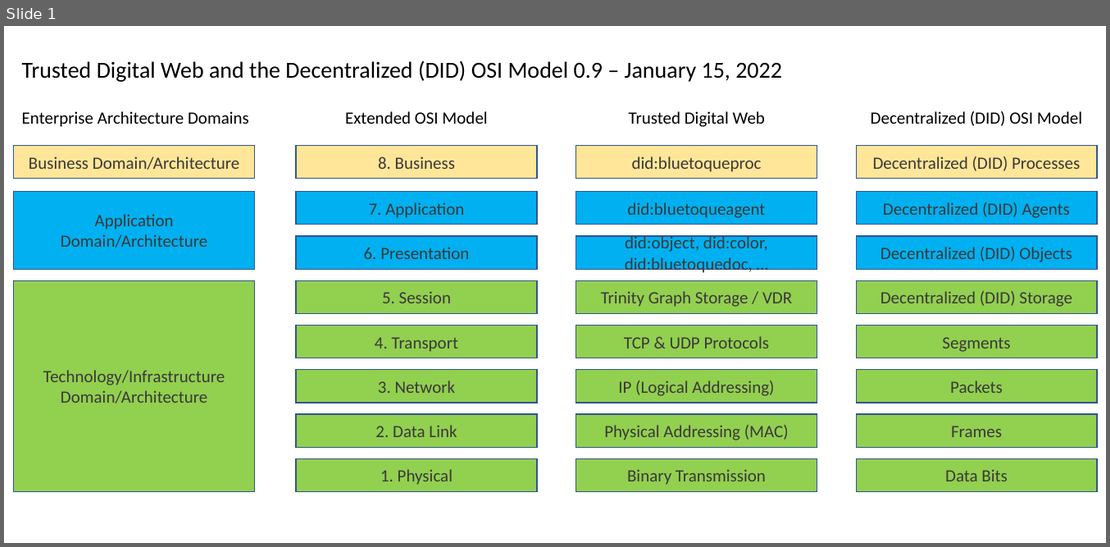
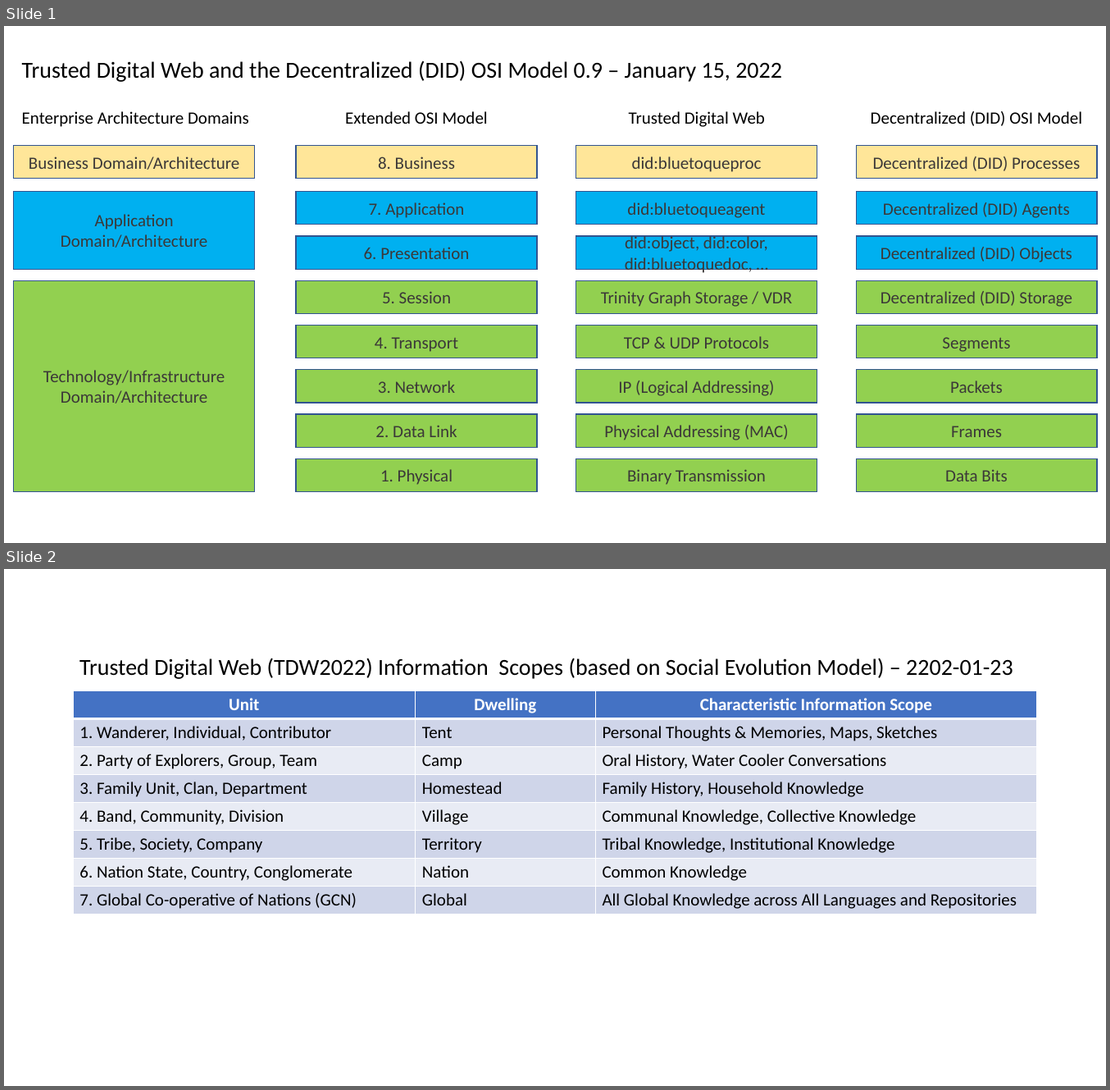
Before and after one commit to mwherman2000/TrustedDigitalWeb, a slide deck: specifications/diagrams/TDW-DID Method Spaces 0.9.pptx. Shown one above the other, each under a label of ours: slide 1 before the commit, slides 1 and 2 after it. The pictures are 1110x547 and 1110x1090 pixels, drawn with LibreOffice and Linux fonts; fonts in the diff are those of the drawing. Boxes give left, top, right and bottom in pixels: in the first picture for what was removed or moved away, otherwise in the second. Text is boxed around its words. In the diff, an @@ line names an element or a change of style, - is before the commit and + after.

```diff
--- a/specifications/diagrams/TDW-DID Method Spaces 0.9.pptx
+++ b/specifications/diagrams/TDW-DID Method Spaces 0.9.pptx
@@ slide 2 added at (4,569,1106,1086), background #FFFFFF @@
@@ text added at (79,658,1013,679), 24 pt, text #000000 @@
+Trusted Digital Web (TDW2022) Information Scopes (based on Social Evolution Model) – 2202-01-23
@@ table added at (73,690,1036,913), 8 rows, 3 columns @@
+Unit | Dwelling | Characteristic Information Scope
+1. Wanderer, Individual, Contributor | Tent | Personal Thoughts & Memories, Maps, Sketches
+2. Party of Explorers, Group, Team | Camp | Oral History, Water Cooler Conversations
+3. Family Unit, Clan, Department | Homestead | Family History, Household Knowledge
+4. Band, Community, Division | Village | Communal Knowledge, Collective Knowledge
+5. Tribe, Society, Company | Territory | Tribal Knowledge, Institutional Knowledge
+6. Nation State, Country, Conglomerate | Nation | Common Knowledge
+7. Global Co-operative of Nations (GCN) | Global | All Global Knowledge across All Languages and Repositories
```
Also in this commit, not shown: 29 other files.
